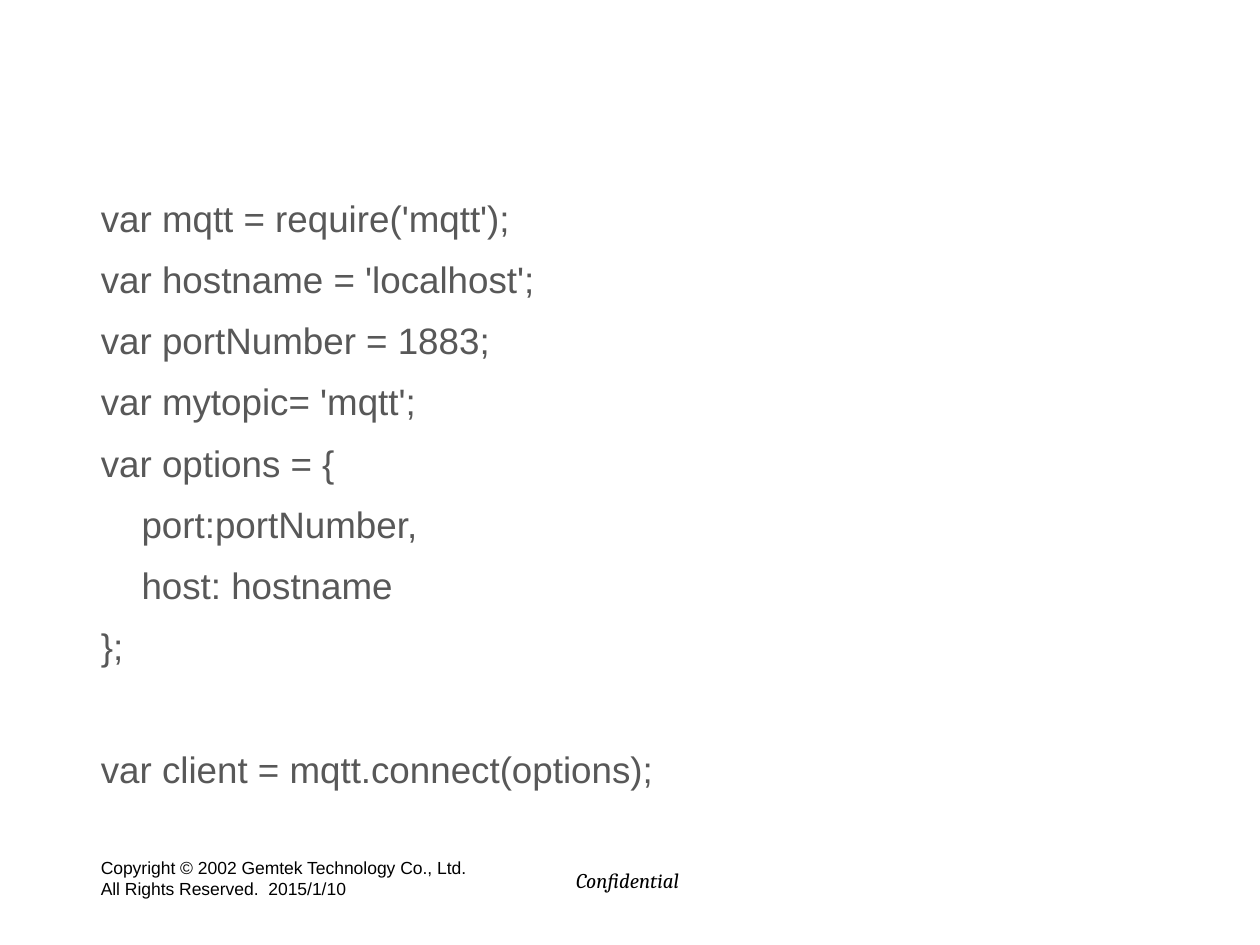
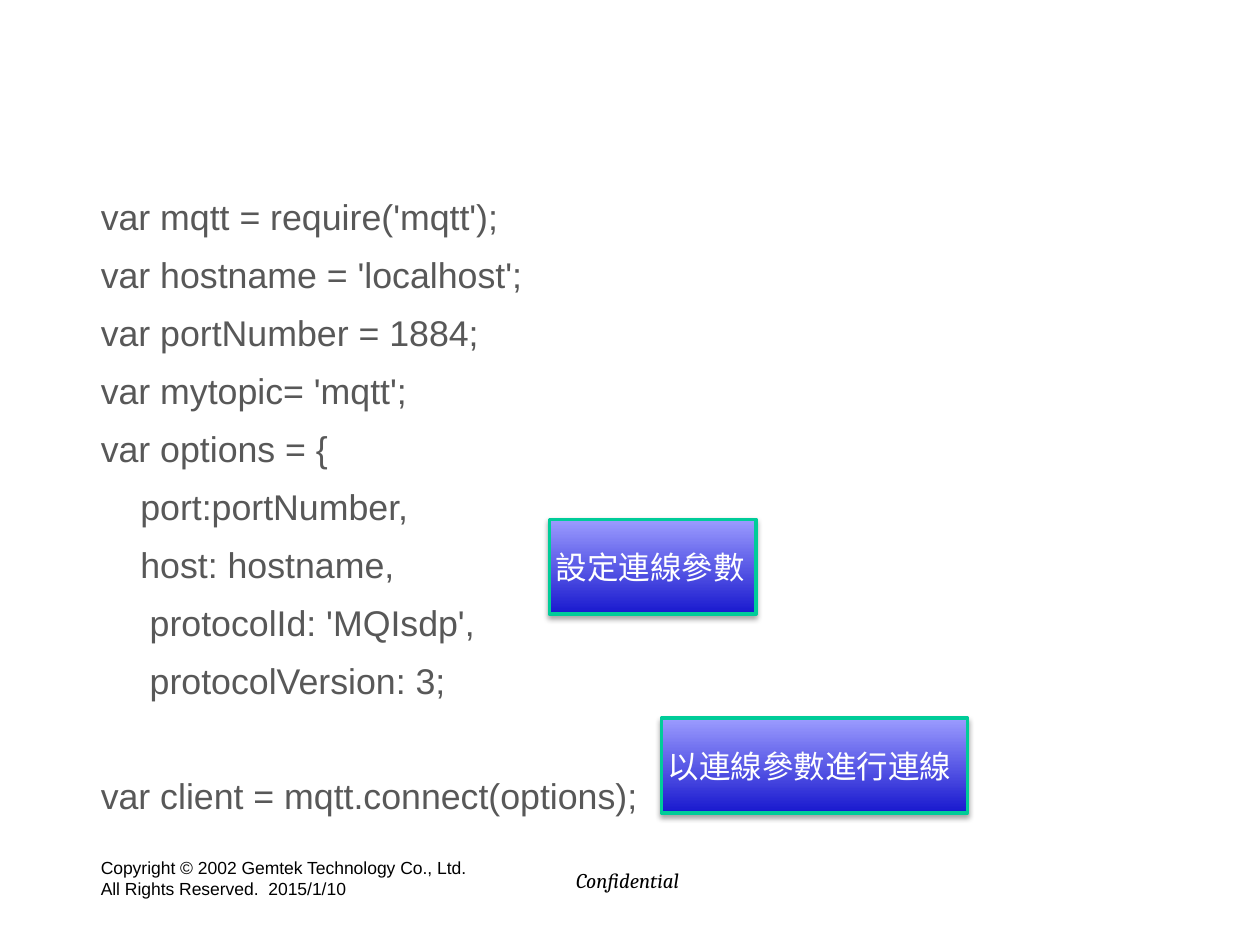
Before and after one commit to hyper570908/demo, a slide deck: slide 13 of doc/GIot_Session2.pptx (slide 16 before the commit). Drawn at 1260x945 pixels with LibreOffice and Linux fonts; fonts in the diff are those of the drawing; background and template pictures are left out. Boxes give left, top, right and bottom in pixels: in the first picture for what was removed or moved away, otherwise in the second. Text is boxed around its words. In the diff, an @@ line names an element or a change of style, - is before the commit and + after.

```diff
--- a/doc/GIot_Session2.pptx
+++ b/doc/GIot_Session2.pptx
@@ text at (101, 204, 637, 817): size 21 to 20.4 pt in "var mqtt = require('mqtt');", "var hostname = 'localhost';", "var mytopic= 'mqtt';", "var options = {" and 2 more places; less space between paragraphs @@
@@ text at (101, 320, 478, 353): text changed; size 21 to 20.4 pt @@
-var portNumber = 1883;
+var portNumber = 1884;
@@ rectangle added at (549, 519, 756, 614), fill gradient #1818CE to #9C9CFF, outline #00CC99 2 pt, 18 pt, text #FFFFFF @@
+設定連線參數
@@ text at (140, 552, 474, 701): text changed; size 21 to 20.4 pt @@
-host: hostname
-};
+host: hostname,
+protocolId: 'MQIsdp',
+protocolVersion: 3;
@@ rectangle added at (662, 718, 968, 813), fill gradient #1818CE to #9C9CFF, outline #00CC99 2 pt, 18 pt, text #FFFFFF @@
+以連線參數進行連線
```
Also in this commit, not shown: 31 other slides changed, 9 slides added, 11 slides removed.
